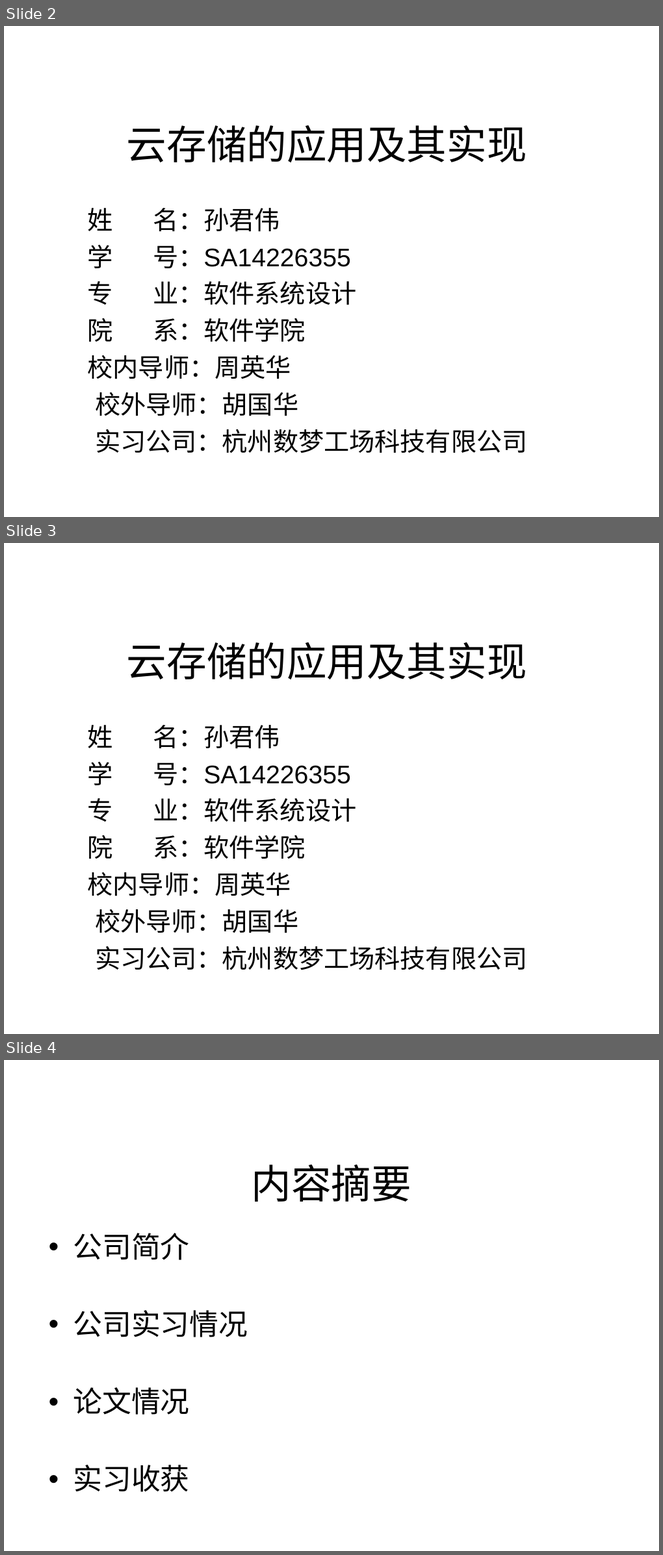
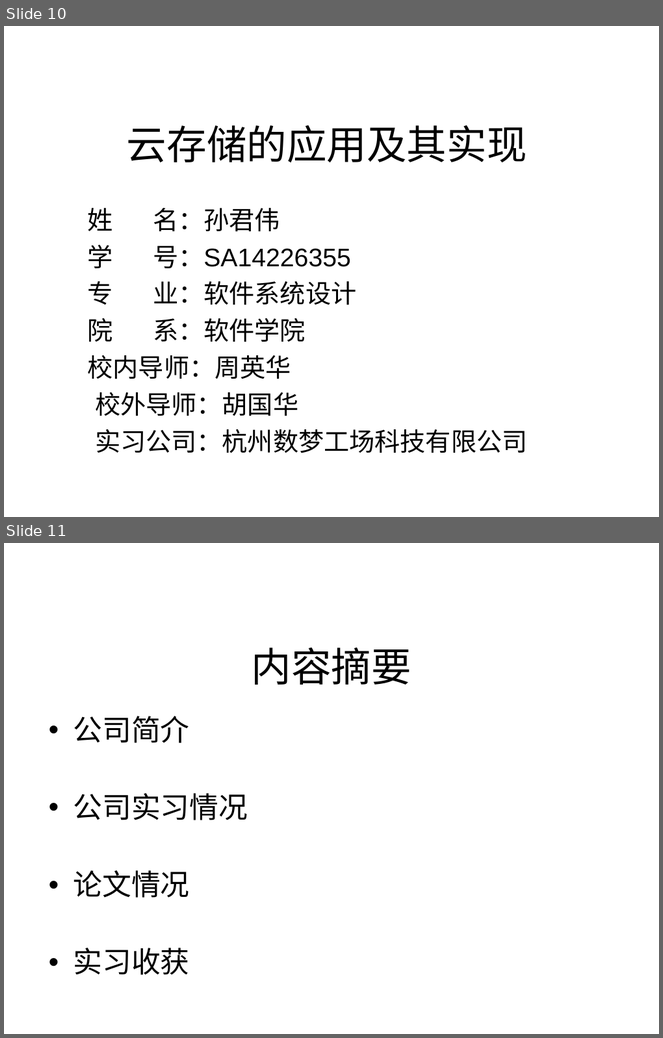
Before and after one commit to liaoliaoanxiao/mediumRepy, a slide deck: 论文/SA14226355孙君伟答辩.ppt. Shown one above the other, each under a label of ours: slides 2, 3 and 4 before the commit, slides 10 and 11 after it. The pictures are 663x1555 and 663x1038 pixels, drawn with LibreOffice and Linux fonts; fonts in the diff are those of the drawing; background and template pictures are left out. Boxes give left, top, right and bottom in pixels: in the first picture for what was removed or moved away, otherwise in the second. Text is boxed around its words. In the diff, an @@ line names an element or a change of style, - is before the commit and + after.

```diff
--- a/论文/SA14226355孙君伟答辩.ppt
+++ b/论文/SA14226355孙君伟答辩.ppt
@@ slide 3 removed at <box>4,543,659,1034</box>, background picture (left out) @@
@@ title removed at <box>127,642,527,679</box> @@
-云存储的应用及其实现
@@ text removed at <box>88,725,527,971</box> @@
-姓 名：孙君伟
-学 号：SA14226355
-专 业：软件系统设计
-院 系：软件学院
-校内导师：周英华
-校外导师：胡国华
-实习公司：杭州数梦工场科技有限公司
@@ what was slide 2 is now slide 10 @@
@@ what was slide 4 is now slide 11 @@
```
Also in this commit, not shown: 1 slide changed, 8 slides added, 2 other slides removed.
